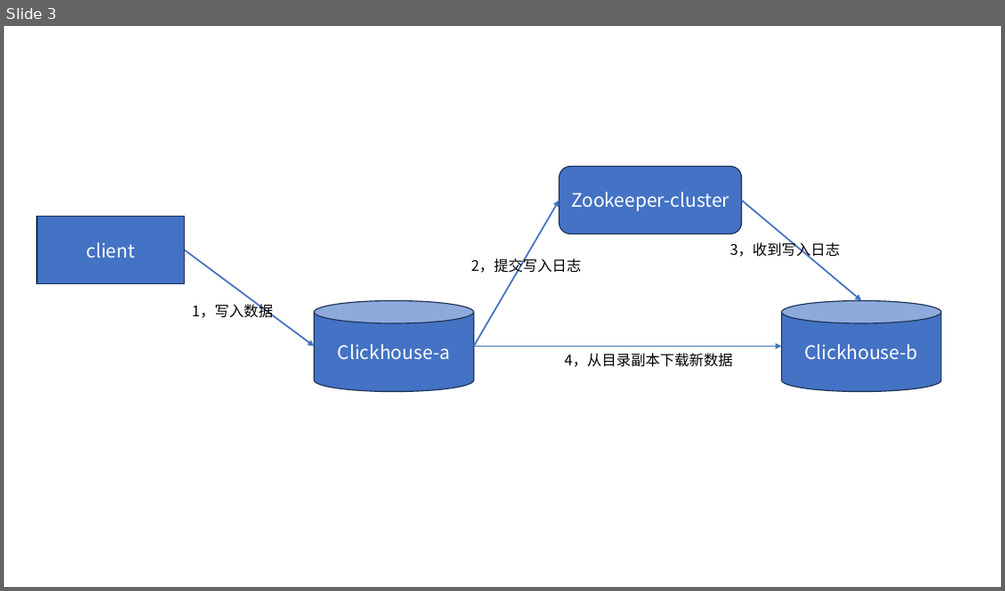
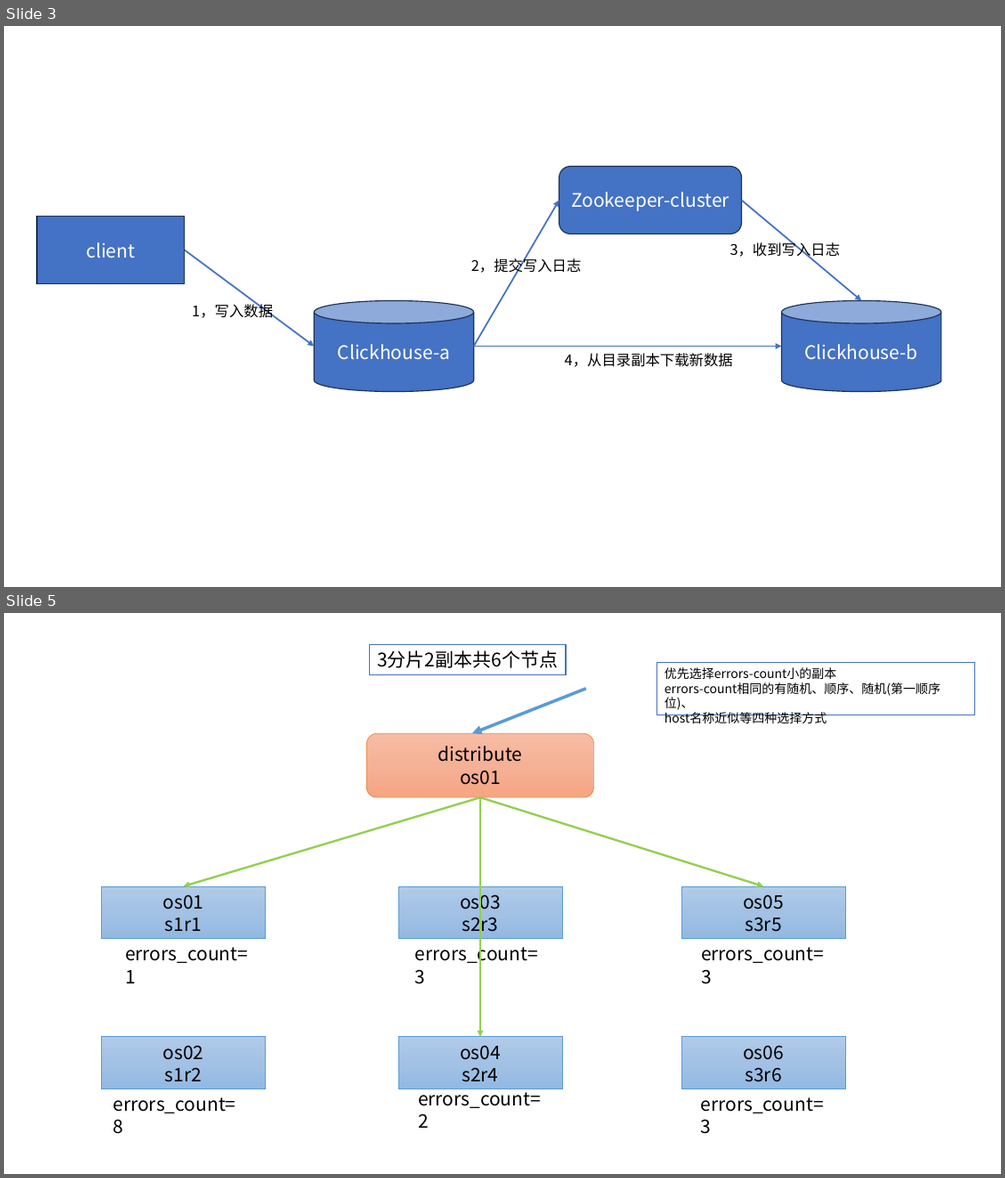
Before and after one commit to kkzfl22/learn-md, a slide deck: clickhouse/Clickhouse.pptx. Shown one above the other, each under a label of ours: slide 3 before the commit, slides 3 and 5 after it; the slides between them are not shown. The pictures are 1005x591 and 1005x1178 pixels, drawn with LibreOffice and Linux fonts; fonts in the diff are those of the drawing. Boxes give left, top, right and bottom in pixels: in the first picture for what was removed or moved away, otherwise in the second. Text is boxed around its words. In the diff, an @@ line names an element or a change of style, - is before the commit and + after.

Commit message:
CK集群三个节点，验证三个分片，2副本的操作。

```diff
--- a/clickhouse/Clickhouse.pptx
+++ b/clickhouse/Clickhouse.pptx
@@ slide 5 added at (4,613,1001,1174), background #FFFFFF @@
@@ rectangle added at (370,644,566,674), fill #FFFFFF, outline #4472C4 1 pt, 18 pt, text #000000 @@
+3分片2副本共6个节点
@@ rectangle added at (657,662,975,715), fill #FFFFFF, outline #4472C4 1 pt, 12 pt, text #000000 @@
+优先选择errors-count小的副本
+errors-count相同的有随机、顺序、随机(第一顺序位)、
+host名称近似等四种选择方式
@@ arrow added from (586, 689) to (472, 733), #5B9BD5 3 pt @@
@@ rounded rectangle added at (367,733,594,798), fill gradient #F7BDA5 to #F5B196 to #F8A582, outline #ED7D31 0.5 pt, 18 pt, text #000000 @@
+distribute
+os01
@@ arrow added from (480, 798) to (184, 886), #92D050 2 pt @@
@@ arrow added from (480, 798) to (480, 1037), #92D050 2 pt @@
@@ arrow added from (480, 798) to (764, 886), #92D050 2 pt @@
@@ rectangle added at (102,886,266,938), fill gradient #B1CBE9 to #A3C1E5 to #93B9E4, outline #5B9BD5 0.5 pt, 18 pt, text #000000 @@
+os01
+s1r1
@@ rectangle added at (399,886,563,938), fill gradient #B1CBE9 to #A3C1E5 to #93B9E4, outline #5B9BD5 0.5 pt, 18 pt, text #000000 @@
+os03
+s2r3
@@ rectangle added at (681,886,845,938), fill gradient #B1CBE9 to #A3C1E5 to #93B9E4, outline #5B9BD5 0.5 pt, 18 pt, text #000000 @@
+os05
+s3r5
@@ text added at (125,947,248,983), 18 pt, text #000000 @@
+errors_count=1
@@ text added at (415,942,538,984), 18 pt, text #000000 @@
+errors_count=3
@@ text added at (701,947,824,984), 18 pt, text #000000 @@
+errors_count=3
@@ rectangle added at (102,1037,266,1088), fill gradient #B1CBE9 to #A3C1E5 to #93B9E4, outline #5B9BD5 0.5 pt, 18 pt, text #000000 @@
+os02
+s1r2
@@ rectangle added at (399,1037,563,1088), fill gradient #B1CBE9 to #A3C1E5 to #93B9E4, outline #5B9BD5 0.5 pt, 18 pt, text #000000 @@
+os04
+s2r4
@@ rectangle added at (681,1037,845,1088), fill gradient #B1CBE9 to #A3C1E5 to #93B9E4, outline #5B9BD5 0.5 pt, 18 pt, text #000000 @@
+os06
+s3r6
@@ text added at (418,1086,541,1127), 18 pt, text #000000 @@
+errors_count=2
@@ text added at (113,1097,236,1134), 18 pt, text #000000 @@
+errors_count=8
@@ text added at (701,1097,824,1134), 18 pt, text #000000 @@
+errors_count=3
```
Also in this commit, not shown: 2 other slides added, 4 other files.
